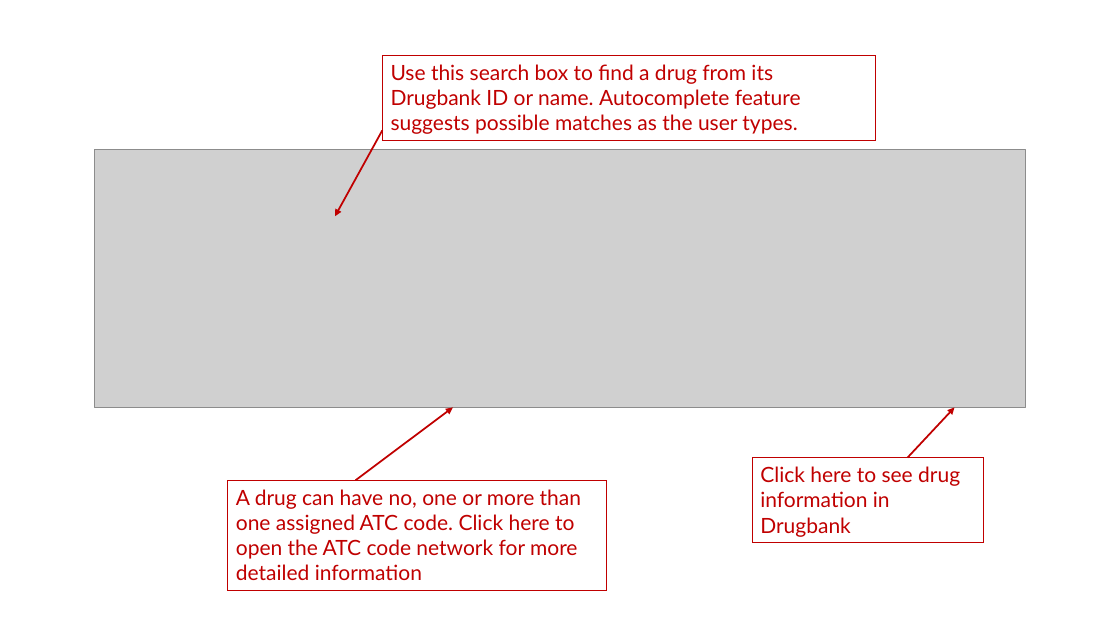
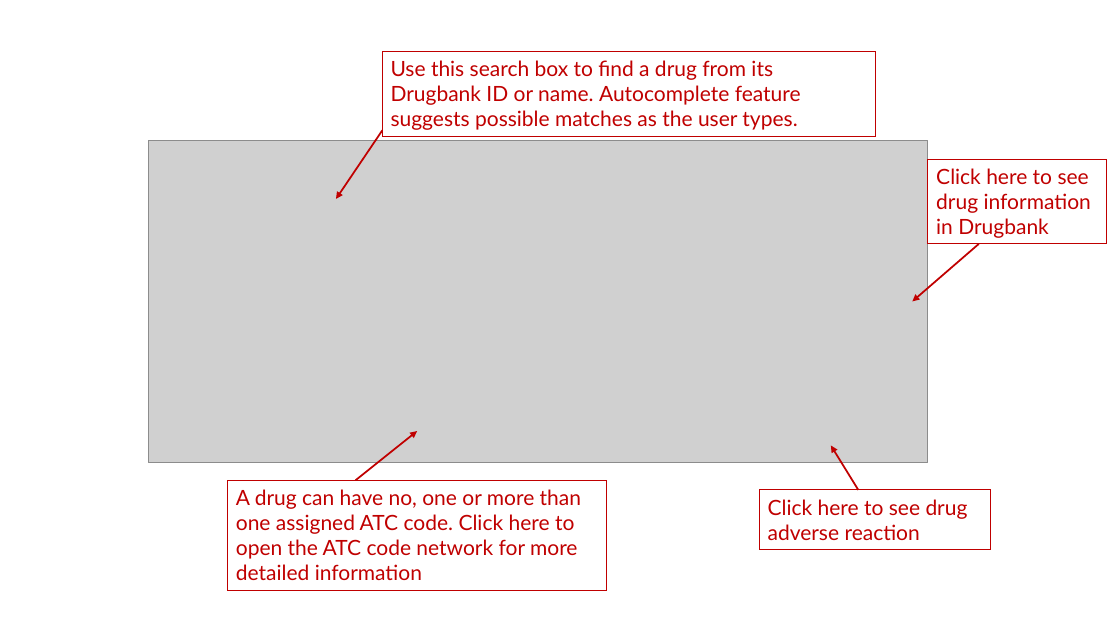
Before and after one commit to Duong-NguyenTrinhTrung/pgx-db, a slide deck: slide 4 of Tutorial.pptx. Drawn at 1120x630 pixels with LibreOffice and Linux fonts; fonts in the diff are those of the drawing; grey boxes stand for pictures. Boxes give left, top, right and bottom in pixels: in the first picture for what was removed or moved away, otherwise in the second. Text is boxed around its words. In the diff, an @@ line names an element or a change of style, - is before the commit and + after.

```diff
--- a/Tutorial.pptx
+++ b/Tutorial.pptx
@@ rectangle "Use this search box to ...": place and size @@
-rectangle "Use this search box to ..." at bbox=[382, 55, 875, 140]
+rectangle "Use this search box to ..." at bbox=[382, 51, 875, 136]
@@ picture: place and size @@
-picture at bbox=[94, 150, 1026, 408]
+picture at bbox=[148, 140, 928, 463]
@@ arrow moved from (382, 130) - (335, 216) to (382, 130) - (336, 199) @@
@@ rectangle added at bbox=[928, 159, 1107, 244], outline #C00000 0.75 pt, 18 pt, text #C00000 @@
+Click here to see drug information in Drugbank
@@ arrow added from (979, 244) to (912, 302), #C00000 1.5 pt @@
@@ arrow moved from (355, 481) - (453, 408) to (355, 481) - (418, 431) @@
@@ arrow moved from (907, 458) - (954, 408) to (859, 490) - (831, 445) @@
@@ rectangle "Click here to see drug ...": place and size @@
-rectangle "Click here to see drug ..." at bbox=[752, 458, 984, 543]
+rectangle "Click here to see drug ..." at bbox=[760, 490, 991, 549]
@@ text in rectangle at bbox=[768, 499, 968, 540]: text changed @@
-Click here to see drug information in Drugbank
+Click here to see drug adverse reaction
```
Also in this commit, not shown: 34 other files.
